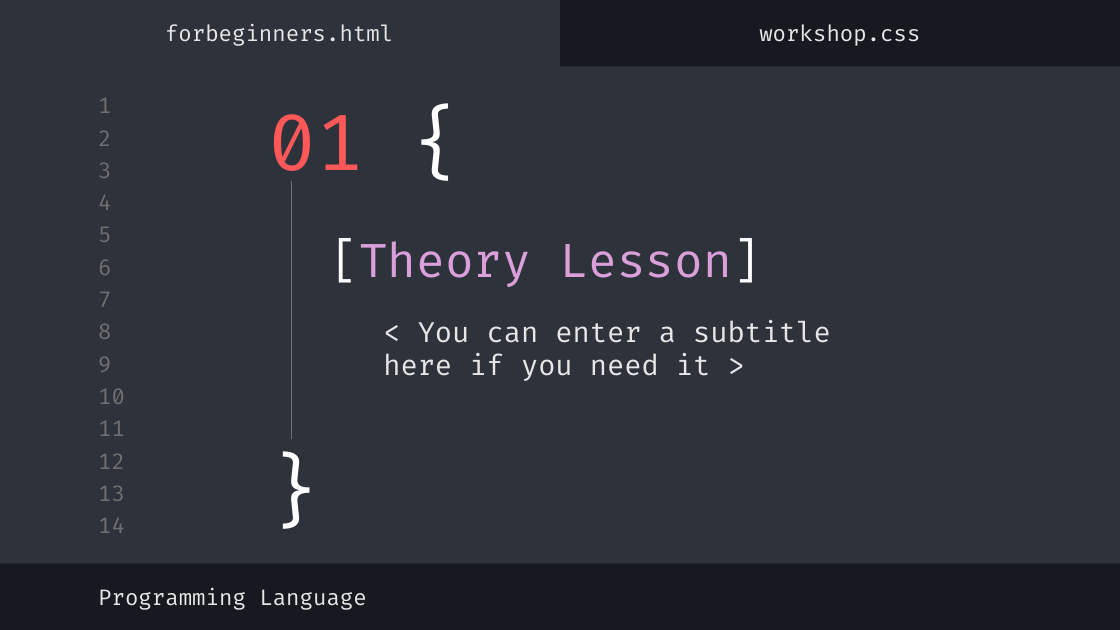
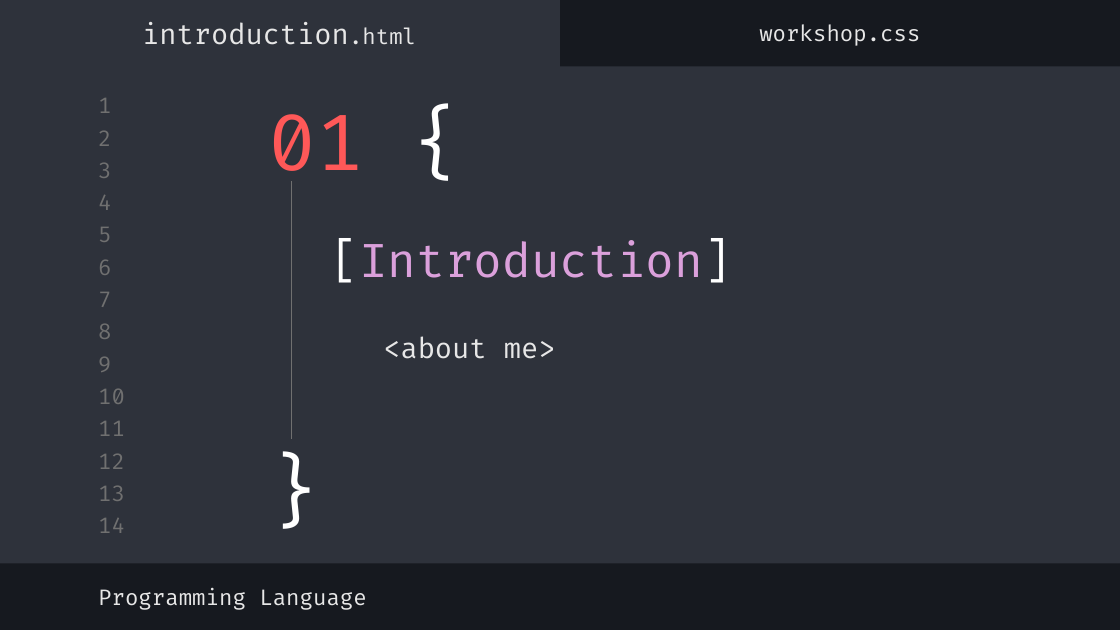
Before and after one commit to lyihaoo/telebot-workshop, a slide deck: slide 4 of Telebot-Workshop.pptx. Drawn at 1120x630 pixels with LibreOffice and Linux fonts; fonts in the diff are those of the drawing. Boxes give left, top, right and bottom in pixels: in the first picture for what was removed or moved away, otherwise in the second. Text is boxed around its words. In the diff, an @@ line names an element or a change of style, - is before the commit and + after.

```diff
--- a/Telebot-Workshop.pptx
+++ b/Telebot-Workshop.pptx
@@ subtitle at [142,22,416,45]: text changed; size 14 to 18 pt @@
-forbeginners.html
+introduction.html
@@ title at [330,240,732,283]: text changed @@
-[Theory Lesson]
+[Introduction]
@@ subtitle at [383,336,556,359]: text changed @@
-< You can enter a subtitle here if you need it >
+<about me>
```
Also in this commit, not shown: 8 other slides changed, 15 slides added, 17 slides removed, 2 other files.
